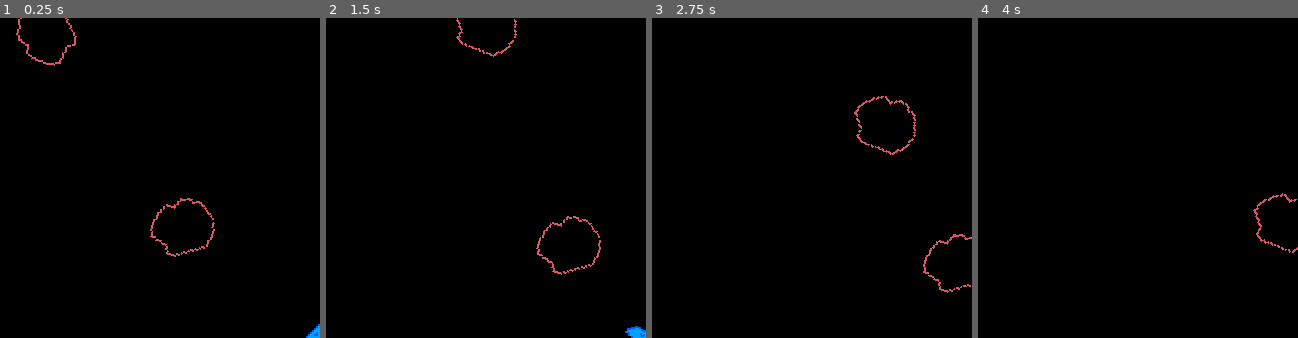
Above: before the commit, frames 1-4 (left to right).
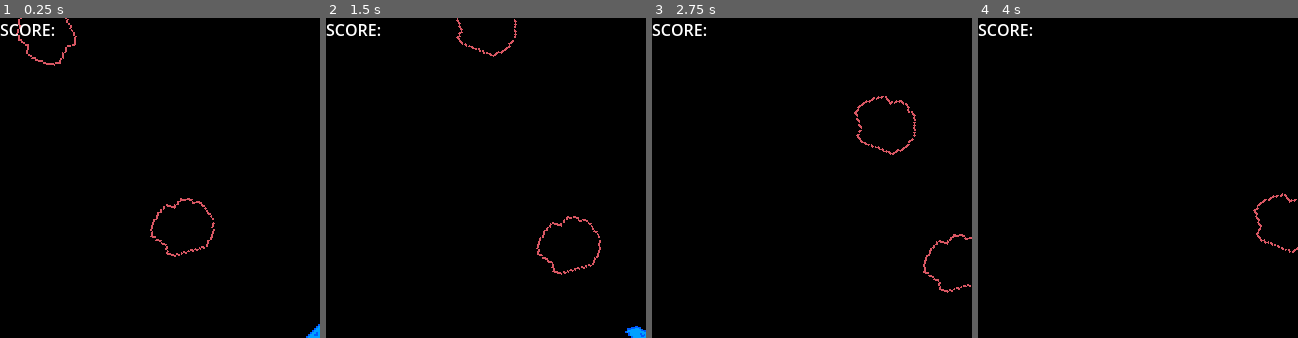
Above: after the commit, the same moments.

Repository: LucMat50/20SecondGameJam2025
Game: Godot game, scene res://scenes/main_game.tscn
Same seed, same stepped clock (60 frames per second), same inputs: the game is played once before the commit and once after it.
Inputs:
- Up to frame 1 (0.25 s): no input
- Up to frame 2 (1.5 s): hold Right (move_right) 0.53-1.28 s; hold Space (shoot) 0.53-1.28 s; hold Down (move_down) from 1.28 s (still down); tap Space (shoot) at 1.35 s
- Up to frame 3 (2.75 s): release Down (move_down) at 2.03 s; hold Right (move_right) from 2.03 s (still down); hold Space (shoot) from 2.03 s (still down)
- Up to frame 4 (4 s): release Right (move_right) at 2.78 s; release Space (shoot) at 2.78 s; hold Up (move_up) 2.78-3.53 s; tap Space (shoot) at 2.85 s; hold Left (move_left) from 3.53 s (still down); hold Space (shoot) from 3.53 s (still down)
The pictures show only the part of the screen within x 0-50%, y 0-50%; the shares and areas given below are measured in that part.

The runs differ from the first frame. In frame 1, 0.3% of the frame differs, in the area x 0-17%, y 1-6%; in frame 2, 0.3%; in frame 3, 0.3%; in frame 4, 0.3%.

Commit message:
score calculation

Diff:
--- /dev/null
+++ b/20-second-game-jam-2025/scenes/hud.tscn
@@ -0,0 +1,16 @@
+[gd_scene load_steps=2 format=3 uid="uid://c4oy5tkixvo7t"]
+
+[ext_resource type="Script" uid="uid://bw3co0kxg0gwp" path="res://scripts/hud.gd" id="1_ahhtf"]
+
+[node name="HUD" type="Control"]
+layout_mode = 3
+anchors_preset = 0
+offset_right = 40.0
+offset_bottom = 40.0
+script = ExtResource("1_ahhtf")
+
+[node name="Score" type="Label" parent="."]
+layout_mode = 0
+offset_right = 60.0
+offset_bottom = 23.0
+text = "SCORE: "
--- a/20-second-game-jam-2025/scenes/main_game.tscn
+++ b/20-second-game-jam-2025/scenes/main_game.tscn
@@ -1,11 +1,16 @@
-[gd_scene load_steps=4 format=3 uid="uid://dcqr5gi5i5ncn"]
+[gd_scene load_steps=5 format=3 uid="uid://dcqr5gi5i5ncn"]
 
 [ext_resource type="Script" uid="uid://dms67abwk14sv" path="res://scripts/main_game.gd" id="1_72e8q"]
 [ext_resource type="PackedScene" uid="uid://vhbebbbfm2e4" path="res://scenes/player.tscn" id="1_s3esy"]
+[ext_resource type="PackedScene" uid="uid://c4oy5tkixvo7t" path="res://scenes/hud.tscn" id="2_0rdsr"]
 [ext_resource type="PackedScene" uid="uid://ceyv1v2yxulx0" path="res://scenes/asteroid.tscn" id="3_d2op2"]
 
 [node name="main_game" type="Node2D"]
 script = ExtResource("1_72e8q")
+
+[node name="UI" type="CanvasLayer" parent="."]
+
+[node name="HUD" parent="UI" instance=ExtResource("2_0rdsr")]
 
 [node name="Player" parent="." instance=ExtResource("1_s3esy")]
 position = Vector2(320, 320)
--- a/20-second-game-jam-2025/scripts/asteroid.gd
+++ b/20-second-game-jam-2025/scripts/asteroid.gd
@@ -14,8 +14,23 @@
 @onready var asteroid = $Sprite2D
 @onready var collision = $CollisionShape2D
 
+var points: int:
+	get:
+		match size:
+			AsteroidSize.LARGE:
+				return 100
+
+			AsteroidSize.MEDIUM:
+				return 150
+
+			AsteroidSize.SMALL:
+				return 200
+
+			_:
+				return 0
+
 # SIGNALS
-signal exploded(position, size)
+signal exploded(position, size, points)
 
 func _ready():
 	rotation = randf_range(0, 2 * PI)
@@ -52,5 +67,5 @@
 		global_position.x = -radius
 
 func _explode():
-	emit_signal("exploded", global_position, size)
+	emit_signal("exploded", global_position, size, points)
 	queue_free()
--- /dev/null
+++ b/20-second-game-jam-2025/scripts/hud.gd
@@ -0,0 +1,5 @@
+extends Control
+
+@onready var score = $Score:
+	set(value):
+		pass
--- a/20-second-game-jam-2025/scripts/main_game.gd
+++ b/20-second-game-jam-2025/scripts/main_game.gd
@@ -1,5 +1,6 @@
 extends Node2D
 
+var score = 0
 @onready var bullets = $Bullets
 @onready var player = $Player
 @onready var asteroids = $Asteroids
@@ -15,15 +16,19 @@
 func _on_player_bullet_shot(bullet):
 	bullets.add_child(bullet)
 
-func _on_asteroid_exploded(pos, size):
+func _on_asteroid_exploded(pos, size, points):
+	score += points
 	for i in range(2):
 		match size:
 			Asteroid.AsteroidSize.LARGE:
 				_spawn_more(pos, Asteroid.AsteroidSize.MEDIUM)
+
 			Asteroid.AsteroidSize.MEDIUM:
 				_spawn_more(pos, Asteroid.AsteroidSize.SMALL)
+
 			Asteroid.AsteroidSize.SMALL:
 				pass
+		print(score)
 
 func _spawn_more(pos, size):
 	var another = asteroid_scene.instantiate()
--- a/20-second-game-jam-2025/scripts/player.gd
+++ b/20-second-game-jam-2025/scripts/player.gd
@@ -3,6 +3,7 @@
 # NORMAL VARIABLES
 var shoot_coolDown = false
 var angy = false
+var lives = 3
 
 # EXPORT VARIABLES
 @export var speed = 400
Not shown, added: 20-second-game-jam-2025/scripts/hud.gd.uid
